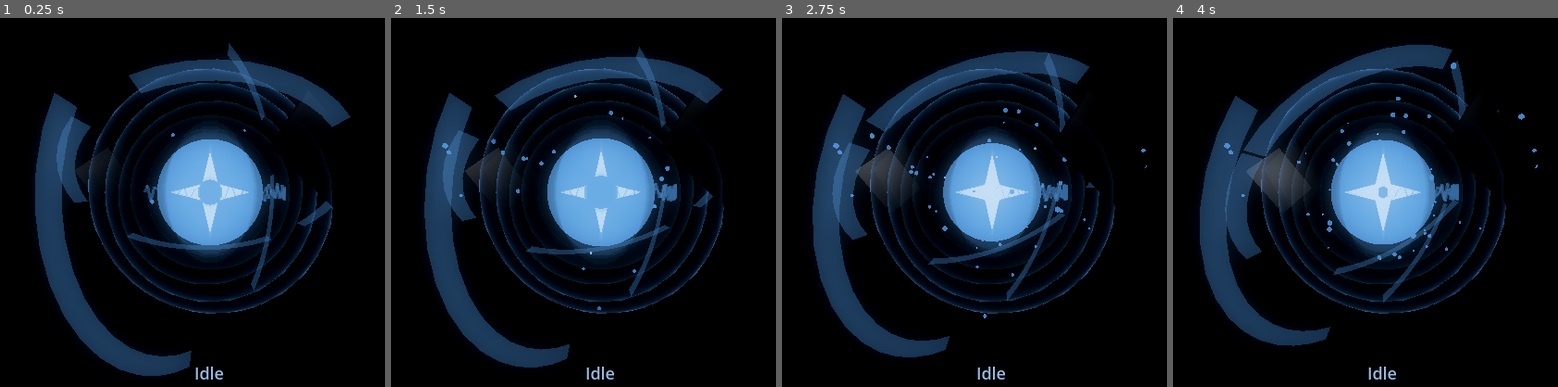
Above: before the commit, frames 1-4 (left to right).
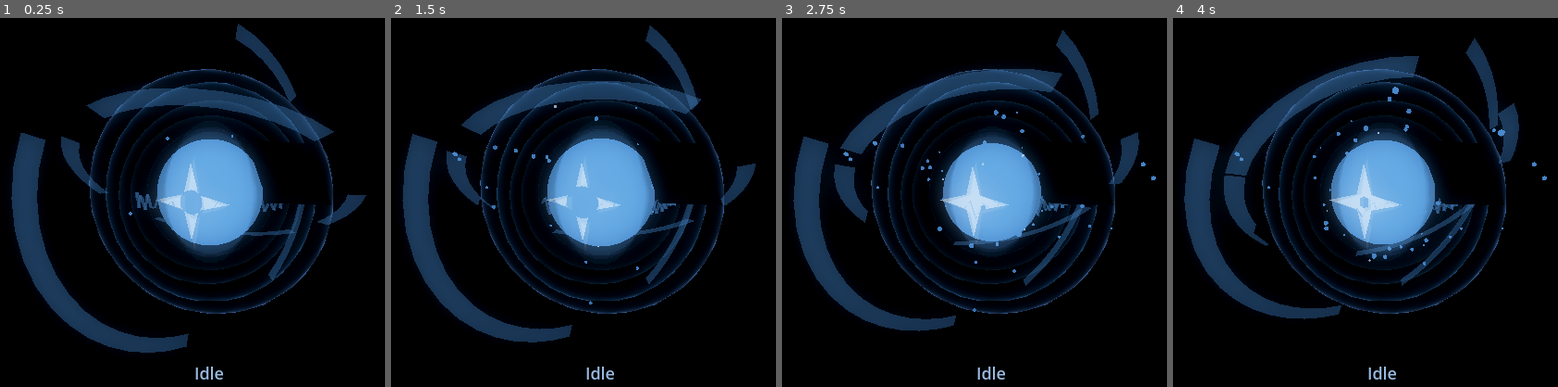
Above: after the commit, the same moments.

Repository: OppiRah/jairus-voice-assistant
Game: Godot game, scene res://orb_scene.tscn
The game is run twice, just before and just after one commit, with the same random seed, the same clock (stepped at 60 frames per second) and the same inputs.
Inputs:
- Up to frame 1 (0.25 s): no input
- Up to frame 2 (1.5 s): no input
- Up to frame 3 (2.75 s): no input
- Up to frame 4 (4 s): no input

The runs differ from the first frame. In frame 1, 20% of the frame differs, in the area x 2-96%, y 1-97%; in frame 2, 19%; in frame 3, 18%; in frame 4, 17%.

Commit message:
Orb silhouette containment + faceted crystal plates + camera tilt — plates now read as glass/crystal and stay within the orb's silhouette.
Co-Authored-By: Claude Sonnet 5 <noreply@anthropic.com>
Claude-Session: https://claude.ai/code/session_01TtWHEcgFfL1aVhMypg6ZFa

Diff:
--- a/src/jairus/interfaces/renderer/godot_project/orb_controller.gd
+++ b/src/jairus/interfaces/renderer/godot_project/orb_controller.gd
@@ -190,14 +190,42 @@
 const PLATE_BASE_COLOR := Color(0.09, 0.095, 0.11)
 const PLATE_METALLIC := 0.65
 const PLATE_ROUGHNESS := 0.35
+# Material fix (ORB_SILHOUETTE_MATERIAL_INVESTIGATION.md problem 2, variant
+# C -- the investigation's strongest result of the five tested): Godot's
+# built-in StandardMaterial3D rim feature added on top of the existing real-
+# lit metal recipe, same rim/rim_tint values validated in facet_poc_test.gd.
+# No new shader, stays fully opaque (no transparency-sorting risk) -- adds a
+# glassy edge highlight without touching the dark base color/metallic look.
+const PLATE_RIM := 0.65
+const PLATE_RIM_TINT := 0.35
 const PLATE_SPIN_SPEED := 0.12  # rad/s at plate_activity=1.0 -- slow and heavy-feeling, not energetic like the rings/arcs
+
+# Geometry fix (ORB_SILHOUETTE_MATERIAL_INVESTIGATION.md problem 2): each
+# plate's flat BoxMesh is replaced with _build_crystal_shard() (hexagonal
+# bipyramid, same technique validated in facet_poc_test.gd) sized from that
+# plate's own `size` -- equator_radius/half_height set to half of size.x/
+# size.y so the crystal's bounding footprint stays comparable to the
+# original box's width/height (this also shrinks worst-case center-to-
+# vertex reach vs. the old box's half-diagonal, since a bipyramid's max
+# reach is orientation-independent -- helps stage 1's containment margin
+# rather than reopening it). CRYSTAL_SIDES=6 matches the validated PoC.
+const CRYSTAL_SIDES := 6
+# Containment fix (ORB_SILHOUETTE_MATERIAL_INVESTIGATION.md problem 1):
+# radius/height pulled inward on all three plates so (radius + the plate's
+# own worst-case half-diagonal reach) stays comfortably under RingB's 1.7
+# outer edge -- values are PLATE_CONFIGS_FIXED from silhouette_poc_test.gd,
+# verified there by real screenshot to keep every plate fully inside the
+# ring/glow silhouette. size/rotation_deg/angle_deg are UNCHANGED: apparent
+# on-screen prominence comes from size, not radius, so this is a pure
+# reposition, not a shrink -- see the investigation doc's own resolution of
+# the "visible vs. contained" tension.
 const PLATE_CONFIGS := [
 	{
-		"angle_deg": 35.0, "radius": 1.12, "height": 0.32,
+		"angle_deg": 35.0, "radius": 1.0, "height": 0.28,
 		"size": Vector3(0.55, 0.85, 0.035), "rotation_deg": Vector3(20.0, 10.0, 55.0),
 	},
 	{
-		"angle_deg": 158.0, "radius": 1.58, "height": -0.42,
+		"angle_deg": 158.0, "radius": 1.15, "height": -0.34,
 		"size": Vector3(0.4, 0.6, 0.03), "rotation_deg": Vector3(-15.0, 70.0, 10.0),
 	},
 	{
@@ -222,7 +250,13 @@
 		# height/size/rotation_deg untouched -- rotation was never the
 		# problem (face_to_camera_deg=42 degrees, a perfectly normal
 		# readable angle, not edge-on).
-		"angle_deg": 200.0, "radius": 1.3, "height": 0.14,
+		#
+		# Containment fix (later pass, see PLATE_CONFIGS' own comment above):
+		# radius pulled in again, 1.3->1.1, and height 0.14->0.12 -- this
+		# plate's own worst-case reach was still exceeding RingB's silhouette
+		# alongside Plate1/Plate2's. angle_deg=200.0 (this plate's actual
+		# occlusion fix) is untouched.
+		"angle_deg": 200.0, "radius": 1.1, "height": 0.12,
 		"size": Vector3(0.62, 0.48, 0.04), "rotation_deg": Vector3(35.0, -25.0, 120.0),
 	},
 ]
@@ -727,9 +761,8 @@
 	for i in range(plates.size()):
 		var plate := plates[i]
 		var config: Dictionary = PLATE_CONFIGS[i]
-		var box := BoxMesh.new()
-		box.size = config["size"]
-		plate.mesh = box
+		var plate_size: Vector3 = config["size"]
+		plate.mesh = _build_crystal_shard(plate_size.x * 0.5, plate_size.y * 0.5, CRYSTAL_SIDES)
 
 		var angle: float = deg_to_rad(config["angle_deg"])
 		var radius: float = config["radius"]
@@ -743,6 +776,9 @@
 		plate_mat.albedo_color = PLATE_BASE_COLOR
 		plate_mat.metallic = PLATE_METALLIC
 		plate_mat.roughness = PLATE_ROUGHNESS
+		plate_mat.rim_enabled = true
+		plate_mat.rim = PLATE_RIM
+		plate_mat.rim_tint = PLATE_RIM_TINT
 		plate.set_surface_override_material(0, plate_mat)
 
 	for i in range(glass_shells.size()):
@@ -878,6 +914,49 @@
 	return st.commit()
 
 
+## Hexagonal bipyramid ("crystal shard"): a top apex, a bottom apex, and
+## `sides` equator points, forming 2*sides triangular facets. Each facet
+## gets its OWN three vertex copies (never shared with a neighboring
+## facet) with the SAME flat per-face normal on all three -- the
+## structural property a single flat plate cannot have regardless of
+## material: real, distinct face normals that catch the scene's one
+## OmniLight3D differently per face. Reused VERBATIM from
+## facet_poc_test.gd's _build_crystal_shard() (ORB_SILHOUETTE_MATERIAL_
+## INVESTIGATION.md problem 2, variant B/C) -- same proven technique, not
+## re-derived.
+func _build_crystal_shard(equator_radius: float, half_height: float, sides: int) -> ArrayMesh:
+	var top := Vector3(0, half_height, 0)
+	var bottom := Vector3(0, -half_height, 0)
+	var equator: Array[Vector3] = []
+	for i in range(sides):
+		var angle := float(i) / float(sides) * TAU
+		equator.append(Vector3(cos(angle) * equator_radius, 0.0, sin(angle) * equator_radius))
+
+	var st := SurfaceTool.new()
+	st.begin(Mesh.PRIMITIVE_TRIANGLES)
+	for i in range(sides):
+		var a: Vector3 = equator[i]
+		var b: Vector3 = equator[(i + 1) % sides]
+
+		var n_top := (b - a).cross(top - a).normalized()
+		st.set_normal(n_top)
+		st.add_vertex(top)
+		st.set_normal(n_top)
+		st.add_vertex(a)
+		st.set_normal(n_top)
+		st.add_vertex(b)
+
+		var n_bottom := (a - b).cross(bottom - b).normalized()
+		st.set_normal(n_bottom)
+		st.add_vertex(bottom)
+		st.set_normal(n_bottom)
+		st.add_vertex(b)
+		st.set_normal(n_bottom)
+		st.add_vertex(a)
+
+	return st.commit()
+
+
 ## Builds one ring segment as a flat annulus-wedge ribbon (inner/outer
 ## radius alternating vertices along a triangle strip, span_deg wide),
 ## starting at local angle 0 -- the segment NODE itself is rotated by its
--- a/src/jairus/interfaces/renderer/godot_project/orb_scene.tscn
+++ b/src/jairus/interfaces/renderer/godot_project/orb_scene.tscn
@@ -96,7 +96,7 @@
 script = ExtResource("1_script")
 
 [node name="Camera3D" type="Camera3D" parent="."]
-transform = Transform3D(1, 0, 0, 0, 1, 0, 0, 0, 1, 0, 0, 3)
+transform = Transform3D(0.951057, -0.05366, 0.304322, 0, 0.984808, 0.173648, -0.309017, -0.165149, 0.936608, 0.912967, 0.520945, 2.809823)
 current = true
 
 [node name="WorldEnvironment" type="WorldEnvironment" parent="."]
